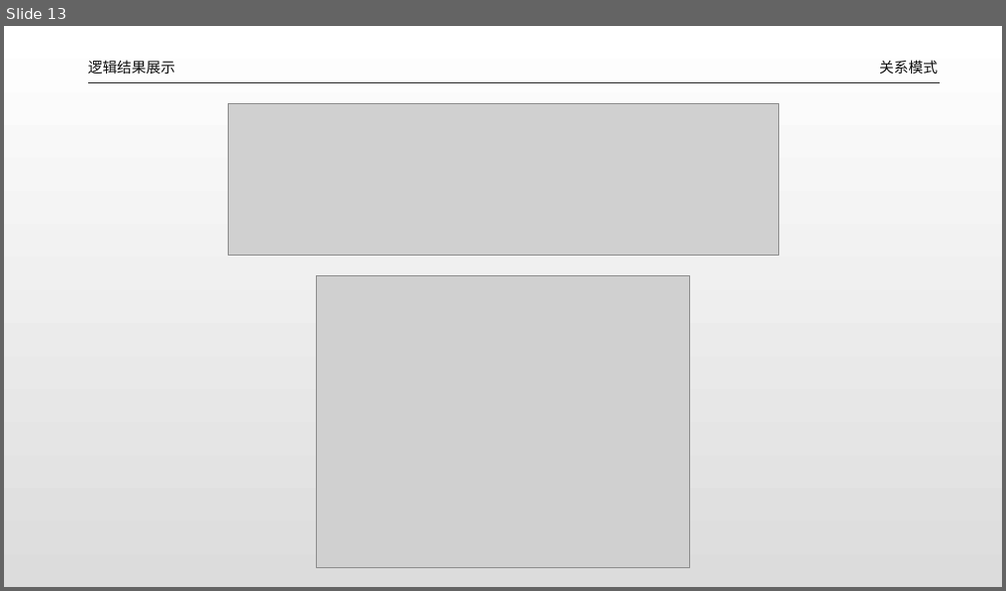
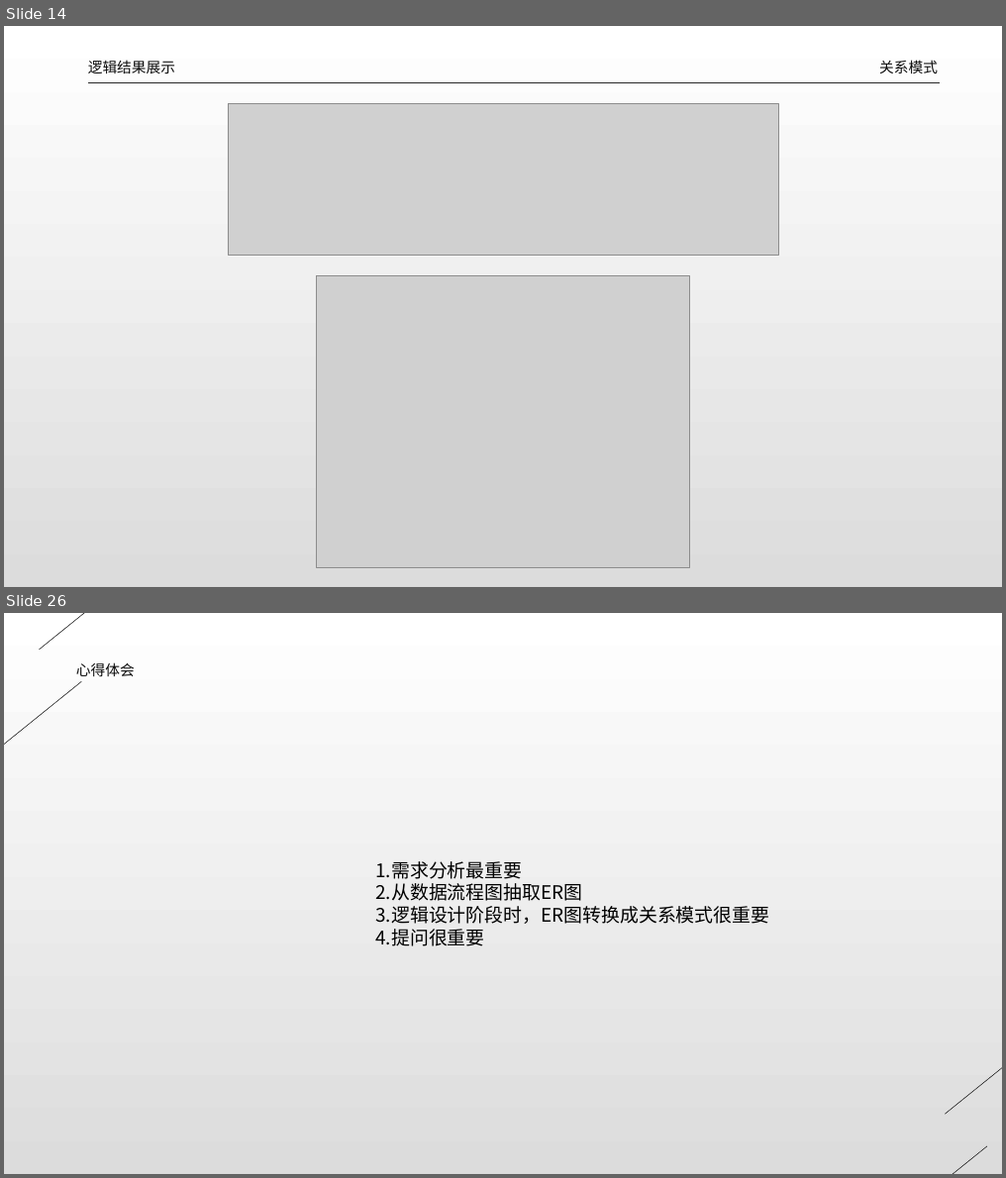
Before and after one commit to dlct-wzx/database-practice, a slide deck: 答辩ppt.pptx. Shown one above the other, each under a label of ours: slide 13 before the commit, slides 14 and 26 after it; the slides between them are not shown. The pictures are 1006x591 and 1006x1178 pixels, drawn with LibreOffice and Linux fonts; fonts in the diff are those of the drawing; grey boxes stand for pictures. Boxes give left, top, right and bottom in pixels: in the first picture for what was removed or moved away, otherwise in the second. Text is boxed around its words. In the diff, an @@ line names an element or a change of style, - is before the commit and + after.

```diff
--- a/答辩ppt.pptx
+++ b/答辩ppt.pptx
@@ slide 26 added at [4, 613, 1002, 1174], background gradient #FFFFFF to #DCDCDC @@
@@ line added from (239, 613) to (40, 650), #0D0D0D 0.5 pt @@
@@ text added at [76, 663, 135, 676], 14 pt, text #0D0D0D @@
+心得体会
@@ line added from (82, 682) to (4, 842), #0D0D0D 0.5 pt @@
@@ text added at [375, 861, 769, 947], 18 pt, text #000000 @@
+1.需求分析最重要
+2.从数据流程图抽取ER图
+3.逻辑设计阶段时，ER图转换成关系模式很重要
+4.提问很重要
@@ line added from (1002, 954) to (945, 1115), #0D0D0D 0.5 pt @@
@@ line added from (988, 1147) to (788, 1174), #0D0D0D 0.5 pt @@
@@ what was slide 13 is now slide 14 @@
```
Also in this commit, not shown: 6 slides changed, 10 other slides added, 4 slides removed, 10 other files.
